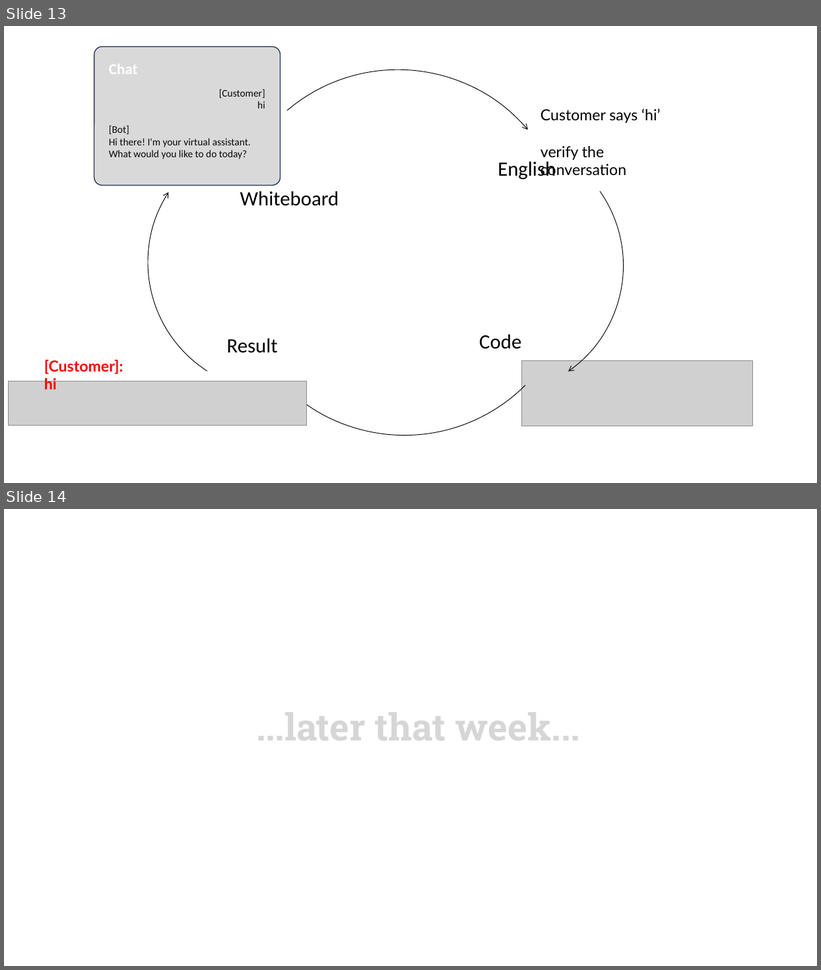
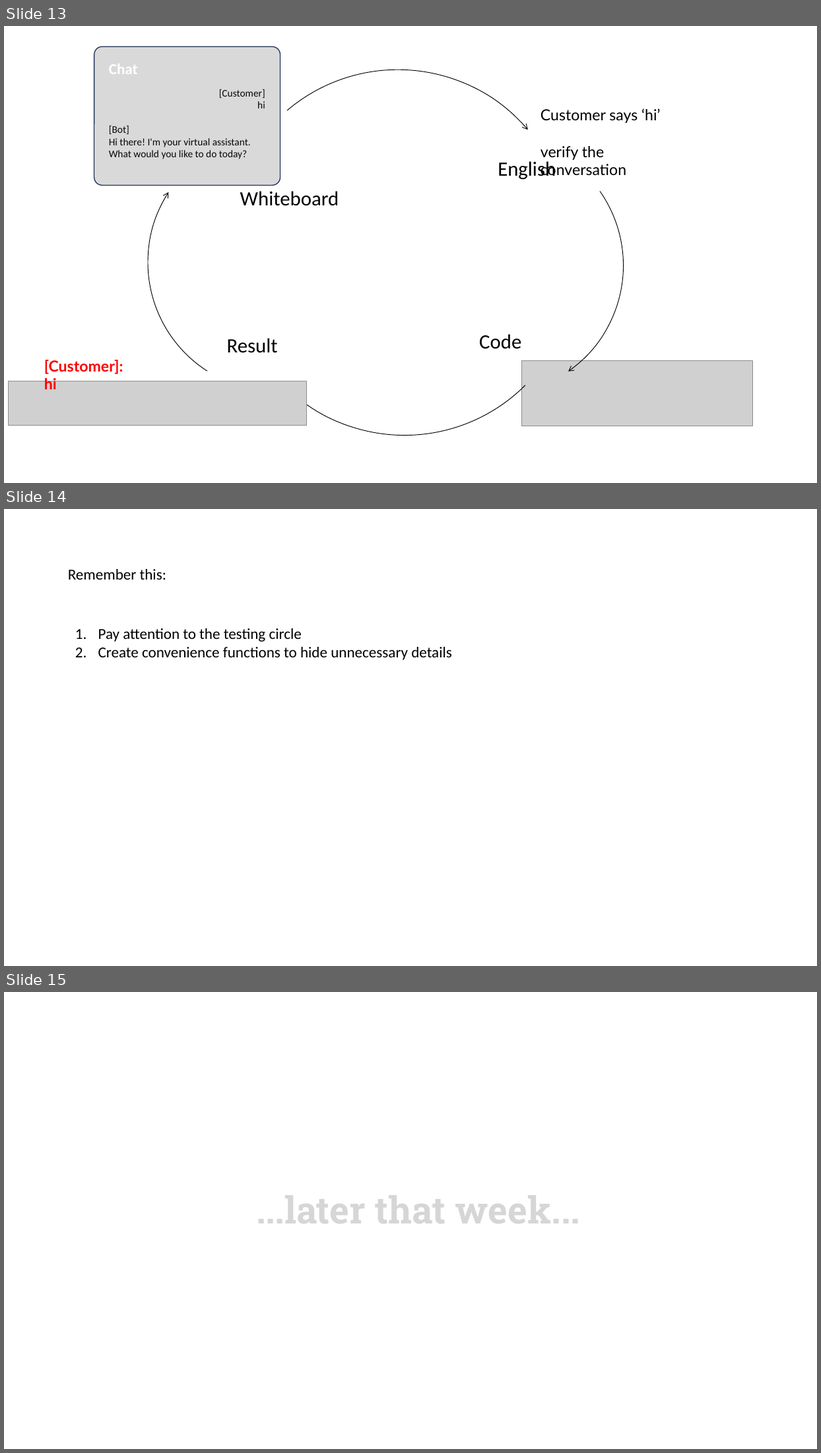
Before and after one commit to LearnWithLlew/TestingBetterWithApprovals.Slides, a slide deck: slides/Testing Better with Approvals.pptx. Shown one above the other, each under a label of ours: slides 13 and 14 before the commit, slides 13, 14 and 15 after it. The pictures are 821x970 and 821x1453 pixels, drawn with LibreOffice and Linux fonts; fonts in the diff are those of the drawing; grey boxes stand for pictures; background and template pictures are left out. Boxes give left, top, right and bottom in pixels: in the first picture for what was removed or moved away, otherwise in the second. Text is boxed around its words. In the diff, an @@ line names an element or a change of style, - is before the commit and + after.

```diff
--- a/slides/Testing Better with Approvals.pptx
+++ b/slides/Testing Better with Approvals.pptx
@@ slide 14 added at bbox=[4, 509, 817, 966], background #FFFFFF @@
@@ text added at bbox=[68, 569, 166, 580], 18 pt, text #000000 @@
+Remember this:
@@ text added at bbox=[98, 628, 452, 660], 18 pt, text #000000 @@
+1. Pay attention to the testing circle
+2. Create convenience functions to hide unnecessary details
@@ what was slide 14 is now slide 15 @@
```
Also in this commit, not shown: 3 slides changed, 10 other slides added, 9 slides removed.
